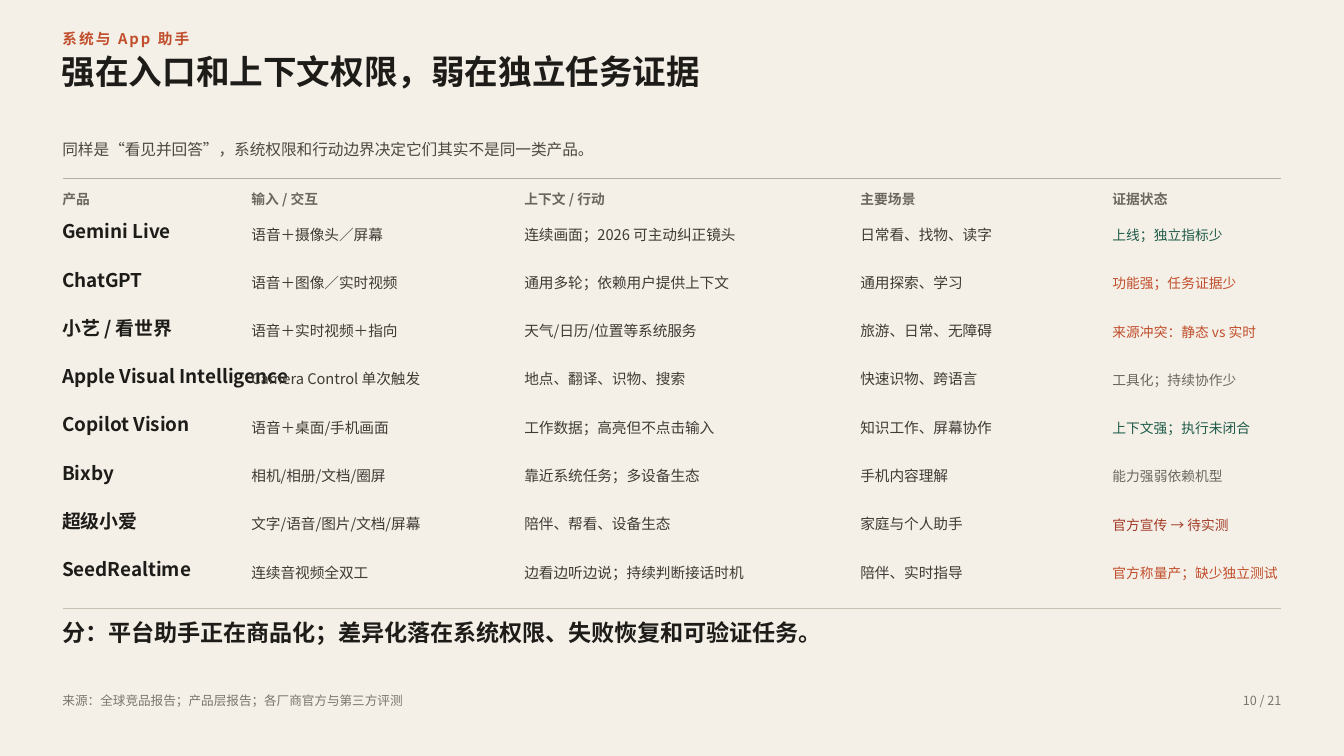
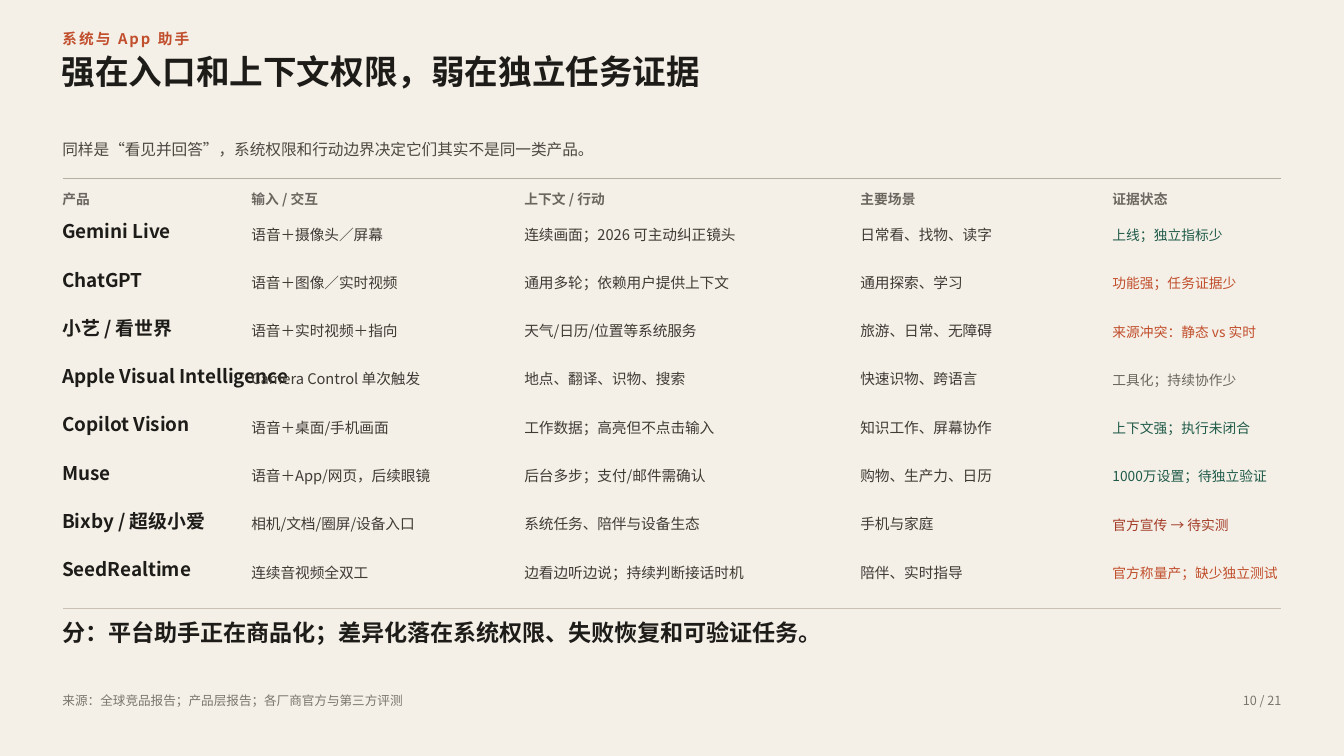
Before and after one commit to ShuoZhangXJTU/PingBear, a slide deck: slide 10 of 产品/多模态交互竞品发展脉络-v2.pptx. Drawn at 1344x756 pixels with LibreOffice and Linux fonts; fonts in the diff are those of the drawing. Boxes give left, top, right and bottom in pixels: in the first picture for what was removed or moved away, otherwise in the second. Text is boxed around its words. In the diff, an @@ line names an element or a change of style, - is before the commit and + after.

```diff
--- a/产品/多模态交互竞品发展脉络-v2.pptx
+++ b/产品/多模态交互竞品发展脉络-v2.pptx
@@ text at [62,466,110,481]: text changed @@
-Bixby
+Muse
@@ text at [251,468,430,485]: text changed @@
-相机/相册/文档/圈屏
+语音＋App/网页，后续眼镜
@@ text at [524,468,705,484]: text changed @@
-靠近系统任务；多设备生态
+后台多步；支付/邮件需确认
@@ text at [860,468,992,482]: text changed @@
-手机内容理解
+购物、生产力、日历
@@ text at [1112,469,1267,483]: text changed; text colour #6B6760 to #1F5A49 @@
-能力强弱依赖机型
+1000万设置；待独立验证
@@ text at [62,512,205,532]: text changed @@
-超级小爱
+Bixby / 超级小爱
@@ text at [251,516,414,532]: text changed @@
-文字/语音/图片/文档/屏幕
+相机/文档/圈屏/设备入口
@@ text at [524,516,699,530]: text changed @@
-陪伴、帮看、设备生态
+系统任务、陪伴与设备生态
@@ text at [860,516,933,530]: text changed @@
-家庭与个人助手
+手机与家庭
```
Also in this commit, not shown: 1 other slide changed, 27 other files.
